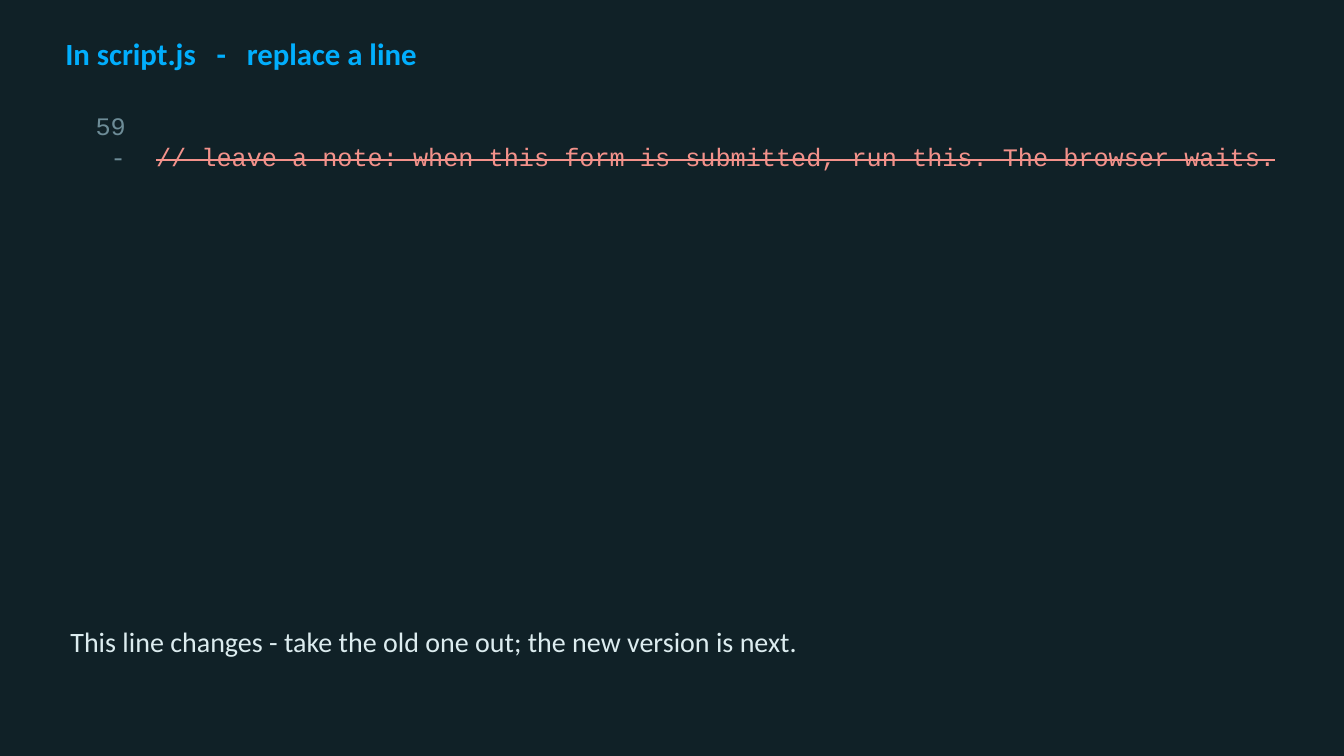
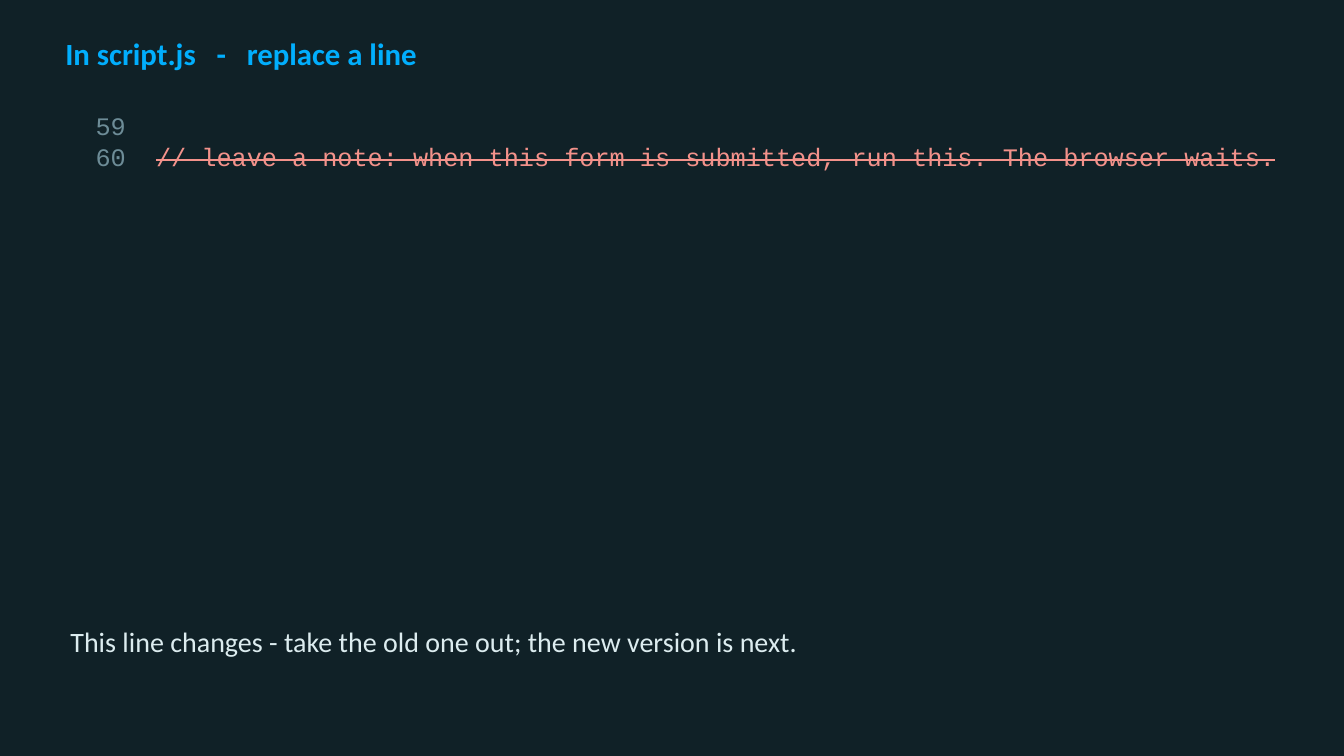
Before and after one commit to utgapps/utgapps.github.io, a slide deck: slide 31 of ai101/slides/week-04.pptx. Drawn at 1344x756 pixels with LibreOffice and Linux fonts; fonts in the diff are those of the drawing. Boxes give left, top, right and bottom in pixels: in the first picture for what was removed or moved away, otherwise in the second. Text is boxed around its words. In the diff, an @@ line names an element or a change of style, - is before the commit and + after.

```diff
--- a/ai101/slides/week-04.pptx
+++ b/ai101/slides/week-04.pptx
@@ text at box(96, 147, 1275, 171): text changed @@
-- // leave a note: when this form is submitted, run this. The browser waits.
+60 // leave a note: when this form is submitted, run this. The browser waits.
```
Also in this commit, not shown: 4 other slides changed, 26 other files.
